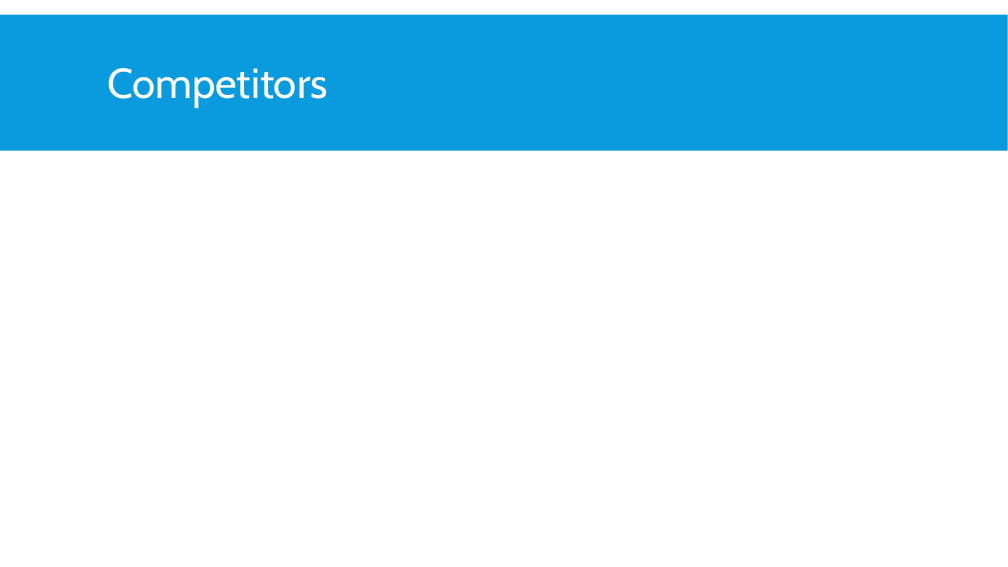
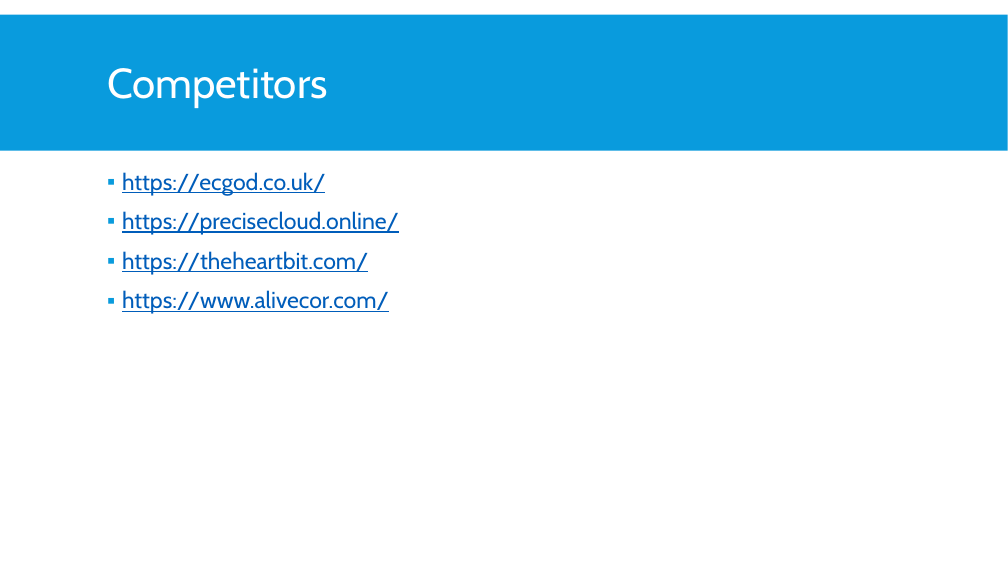
Before and after one commit to EduardoLAV/Kinesic, a slide deck: slide 4 of 10_Management/70_Business_Plan/mHeart/Business_Plan_Heart.pptx. Drawn at 1008x567 pixels with LibreOffice and Linux fonts; fonts in the diff are those of the drawing. Boxes give left, top, right and bottom in pixels: in the first picture for what was removed or moved away, otherwise in the second. Text is boxed around its words. In the diff, an @@ line names an element or a change of style, - is before the commit and + after.

```diff
--- a/10_Management/70_Business_Plan/mHeart/Business_Plan_Heart.pptx
+++ b/10_Management/70_Business_Plan/mHeart/Business_Plan_Heart.pptx
@@ text added at [122,172,399,314], 22 pt, text #005DBA, underline @@
+▪ https://ecgod.co.uk/
+▪ https://precisecloud.online/
+▪ https://theheartbit.com/
+▪ https://www.alivecor.com/
```
Also in this commit, not shown: 1 other slide changed.
